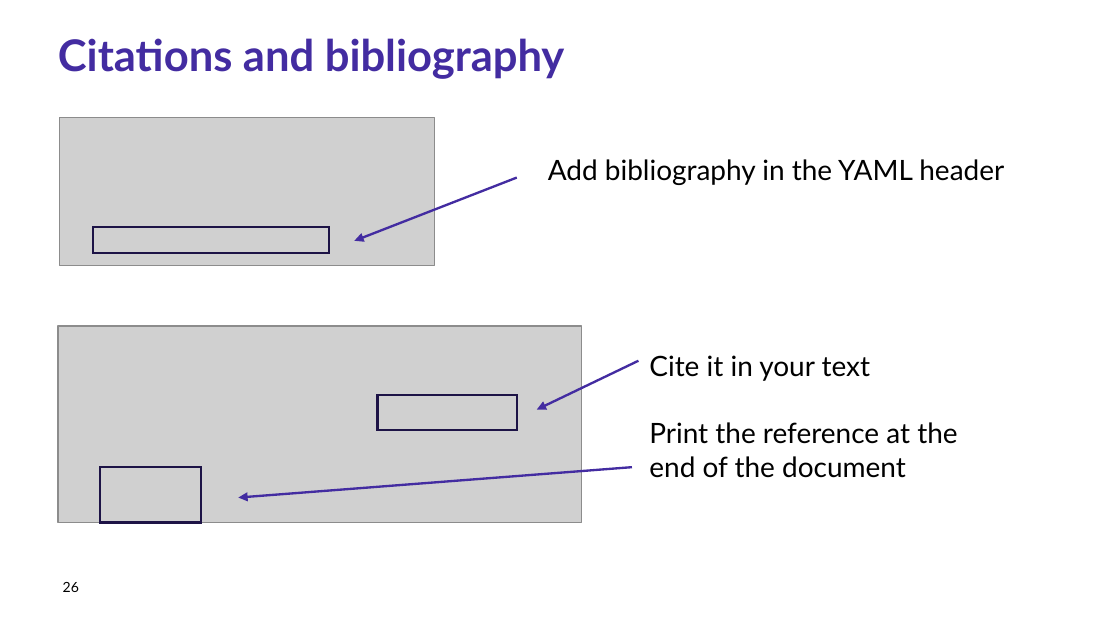
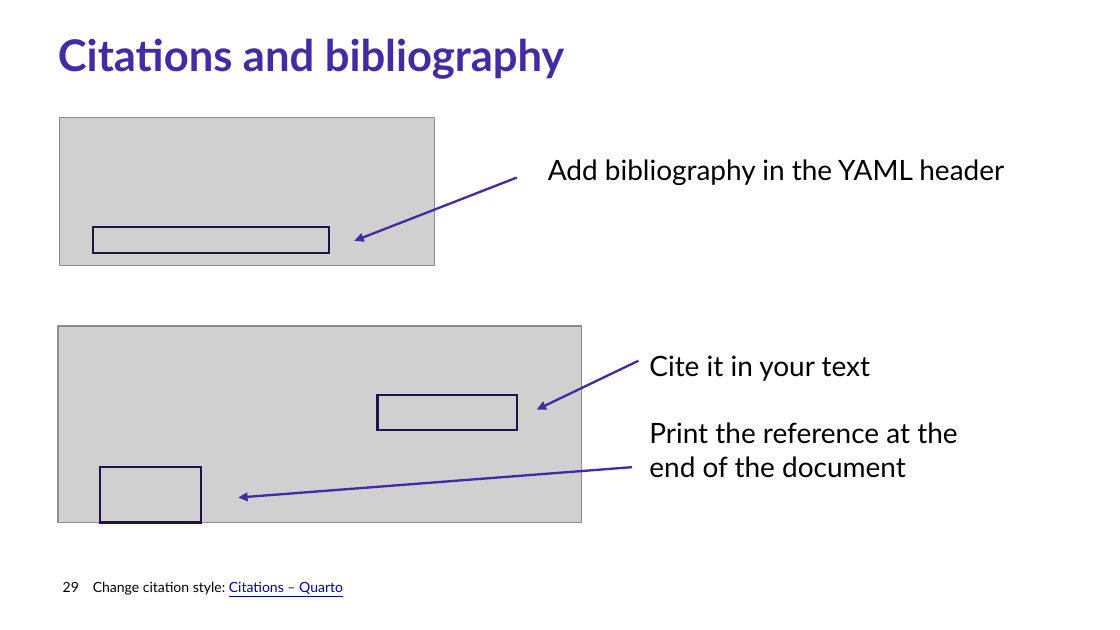
Before and after one commit to Research-IT-Swiss-TPH/quarto-workshop-2026, a slide deck: slide 29 of slides/lecture.pptx (slide 26 before the commit). Drawn at 1120x630 pixels with LibreOffice and Linux fonts; fonts in the diff are those of the drawing; grey boxes stand for pictures; background and template pictures are left out. Boxes give left, top, right and bottom in pixels: in the first picture for what was removed or moved away, otherwise in the second. Text is boxed around its words. In the diff, an @@ line names an element or a change of style, - is before the commit and + after.

```diff
--- a/slides/lecture.pptx
+++ b/slides/lecture.pptx
@@ page number at box(63, 582, 79, 592): text changed @@
-26
+29
@@ text added at box(93, 581, 343, 595), 9 pt, text #000000 @@
+Change citation style: Citations – Quarto
```
Also in this commit, not shown: 2 other slides changed, 5 slides added.
